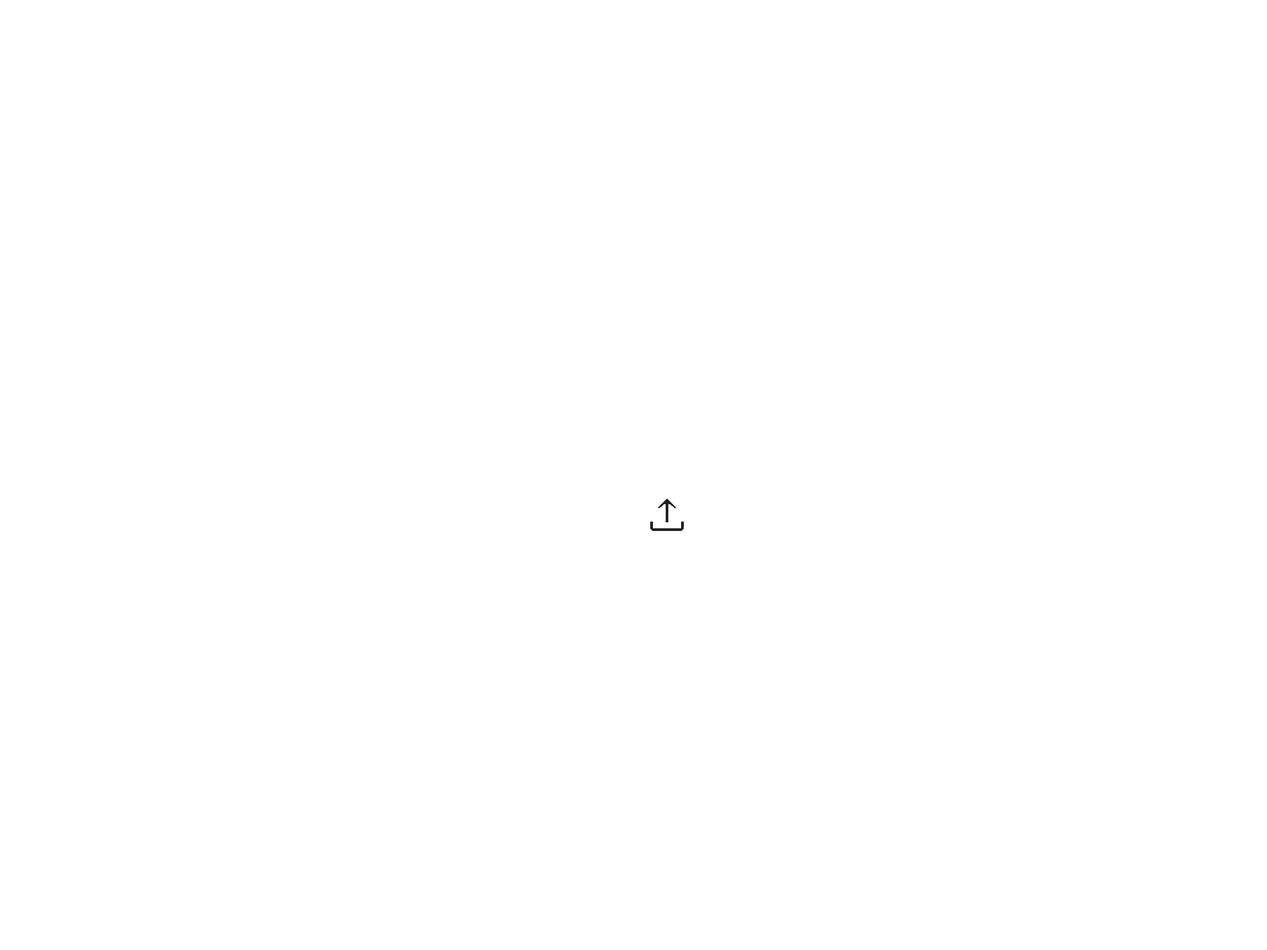
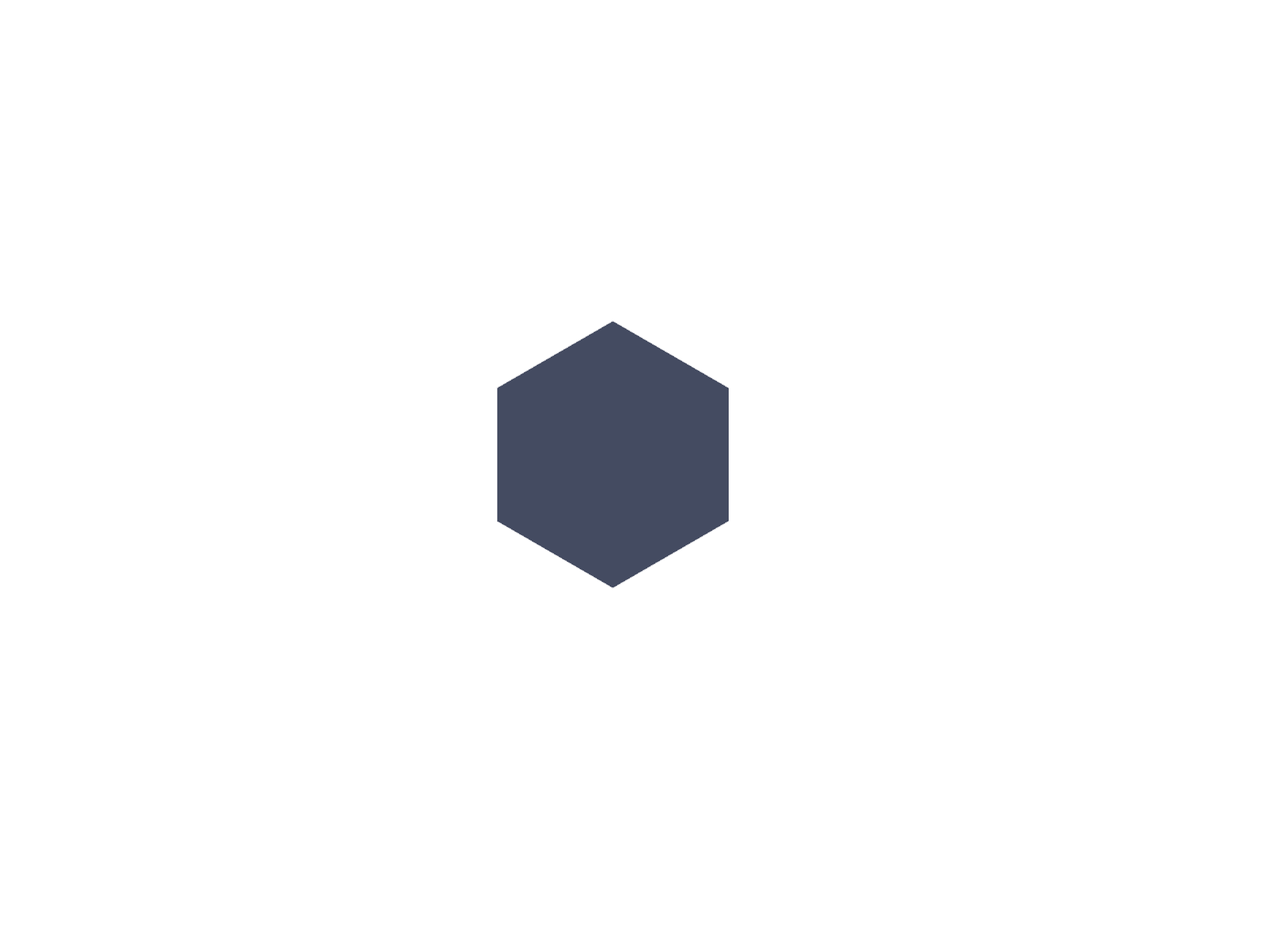
Two versions of the same layered image (1267x950). Layer-by-layer changes:
added layer "Layer 14" above "Layer 13" over (x1=496, y1=320, x2=730, y2=589)
hid "Layer 13" over (x1=649, y1=497, x2=685, y2=532)
